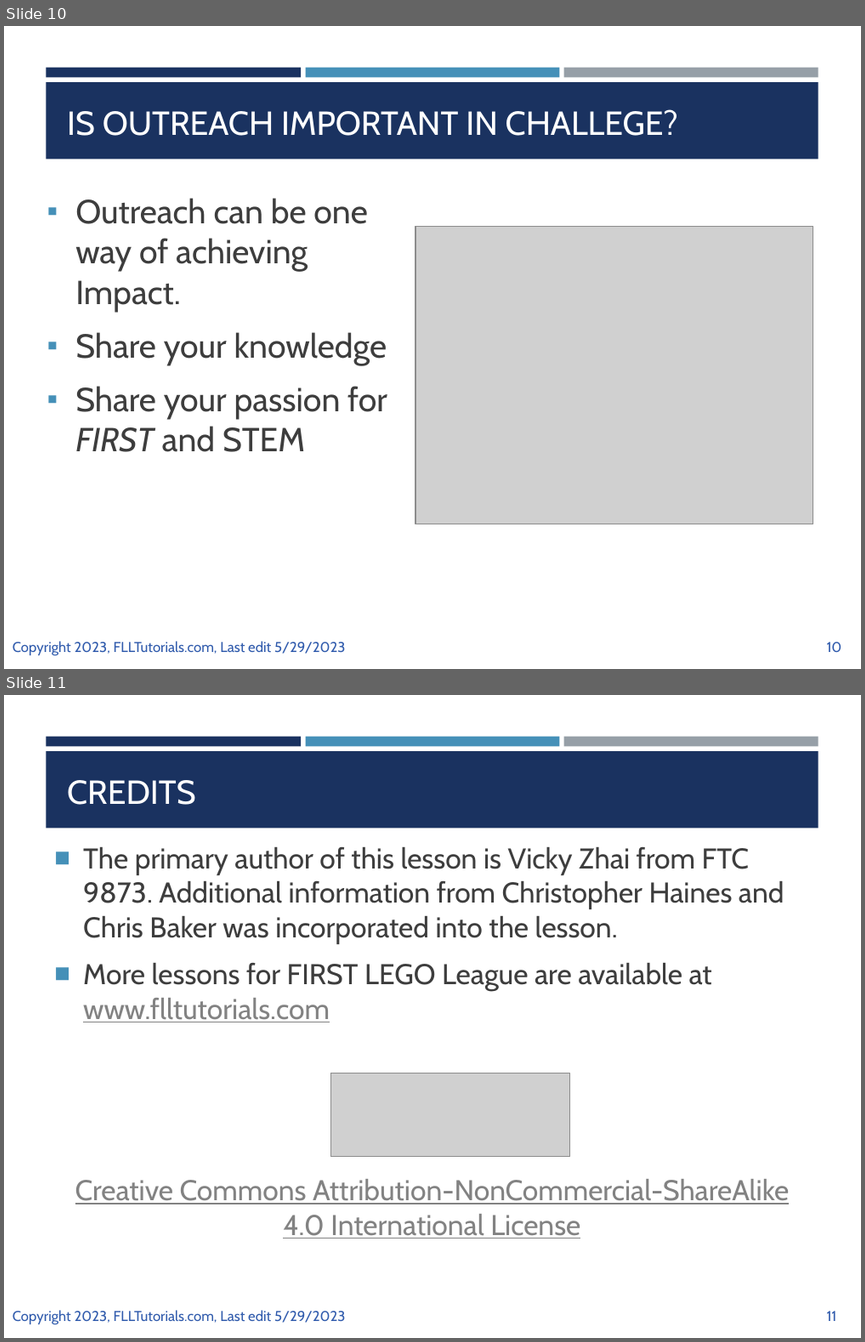
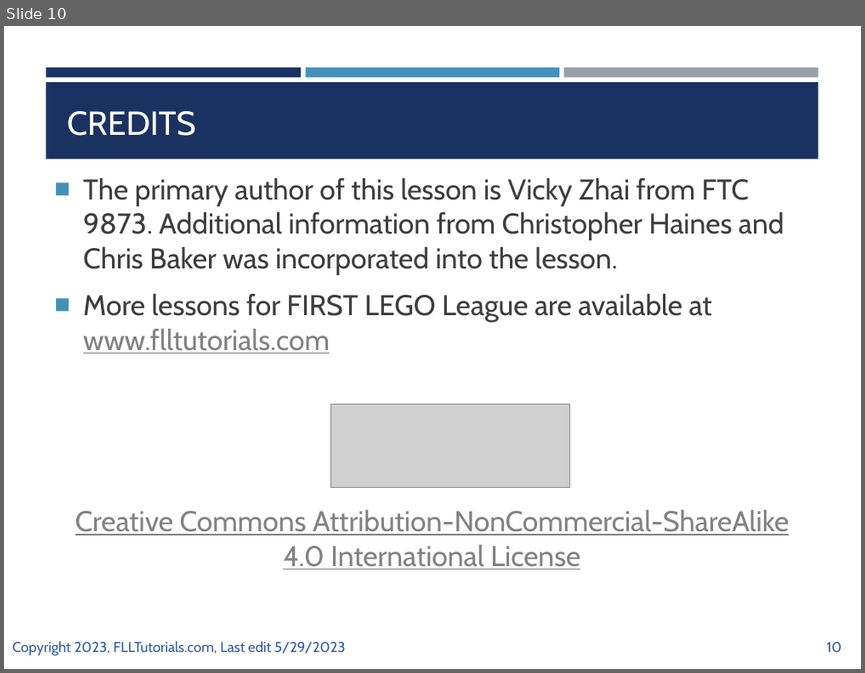
Before and after one commit to ev3lessons/FLL-Tutorials, a slide deck: translations/en-us/CoreValues/IntroductiontoCV.pptx. Shown one above the other, each under a label of ours: slides 10 and 11 before the commit, slide 10 after it. The pictures are 865x1342 and 865x673 pixels, drawn with LibreOffice and Linux fonts; fonts in the diff are those of the drawing; grey boxes stand for pictures. Boxes give left, top, right and bottom in pixels: in the first picture for what was removed or moved away, otherwise in the second. Text is boxed around its words. In the diff, an @@ line names an element or a change of style, - is before the commit and + after.

```diff
--- a/translations/en-us/CoreValues/IntroductiontoCV.pptx
+++ b/translations/en-us/CoreValues/IntroductiontoCV.pptx
@@ slide 10 removed at [4, 26, 861, 669], background #FFFFFF; not listed: 4 template elements that a slide beside it also shows @@
@@ title removed at [67, 109, 678, 136] @@
-IS OUTREACH IMPORTANT IN CHALLEGE?
@@ text removed at [75, 198, 387, 452] @@
-▪ Outreach can be one way of achieving Impact.
-▪ Share your knowledge
-▪ Share your passion for FIRST and STEM
@@ picture removed at [415, 226, 813, 524] @@
@@ text removed at [12, 641, 346, 655] @@
-Copyright 2023, FLLTutorials.com, Last edit 5/29/2023
@@ page number removed at [827, 641, 842, 652] @@
-10
@@ what was slide 11 is now slide 10 @@
@@ page number at [827, 641, 842, 652]: text changed @@
-11
+10
```
Also in this commit, not shown: 9 slides changed, 3 other files.
